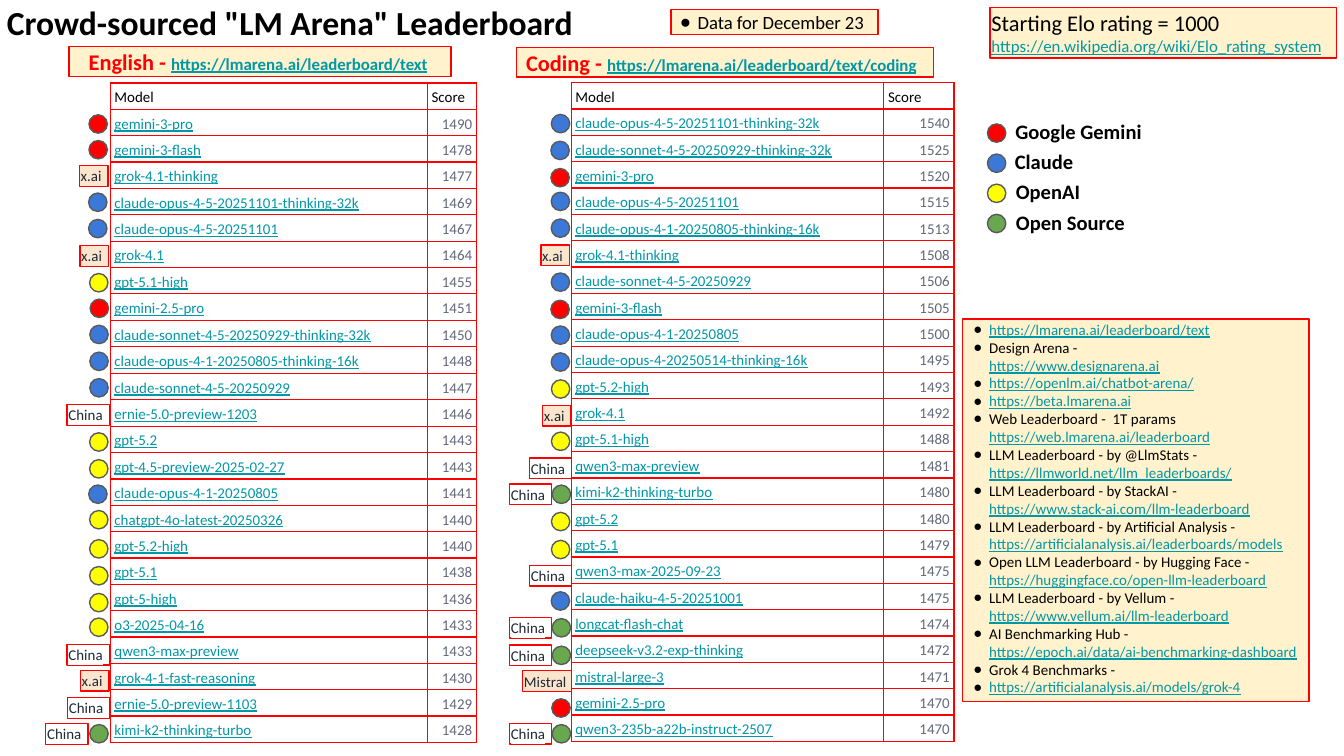
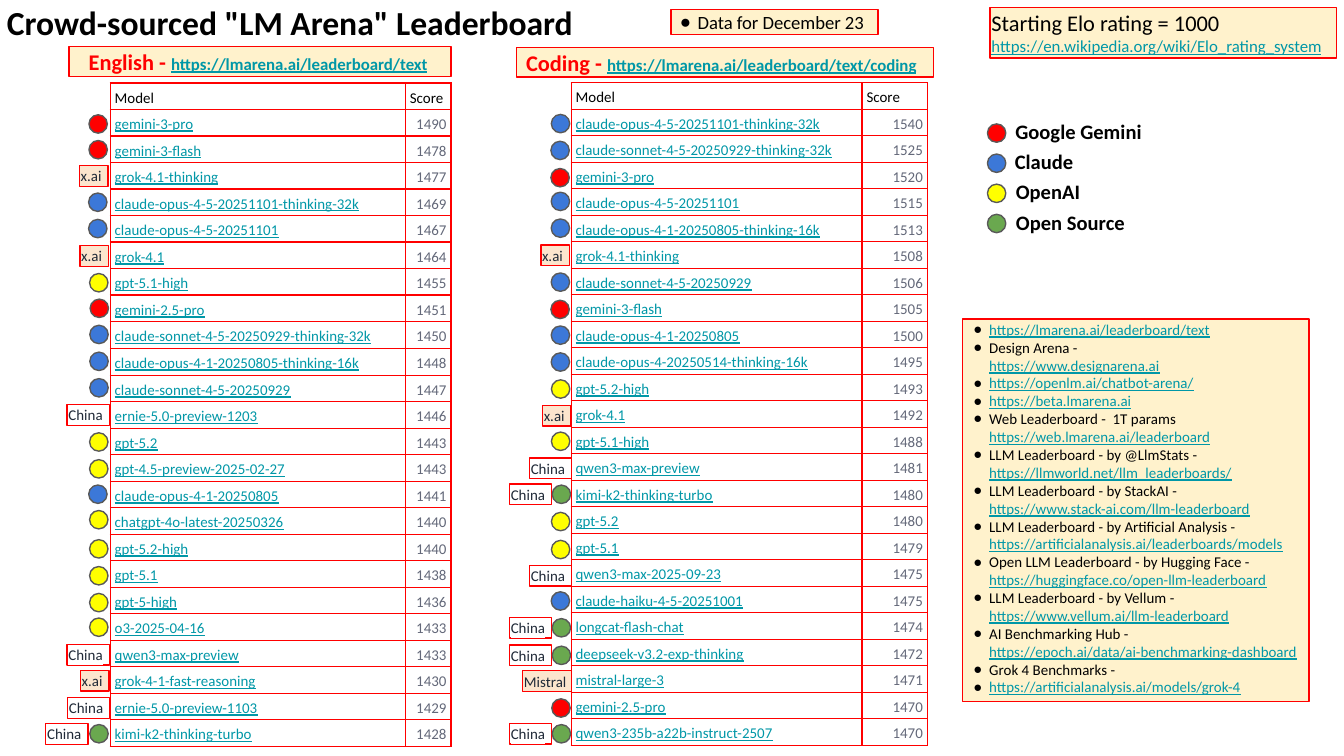
Before and after one commit to lselector/seminar, a slide deck: slide 2 of 2025/2025-12-26-AI-Updates.pptx. Drawn at 1344x756 pixels with LibreOffice and Linux fonts; fonts in the diff are those of the drawing. Boxes give left, top, right and bottom in pixels: in the first picture for what was removed or moved away, otherwise in the second. Text is boxed around its words. In the diff, an @@ line names an element or a change of style, - is before the commit and + after.

```diff
--- a/2025/2025-12-26-AI-Updates.pptx
+++ b/2025/2025-12-26-AI-Updates.pptx
@@ table: place and size @@
-table at (110, 83, 477, 743)
+table at (110, 83, 452, 746)
@@ table: place and size @@
-table at (571, 83, 954, 743)
+table at (571, 83, 927, 746)
```
Also in this commit, not shown: 4 other slides changed, 1 slide added.
